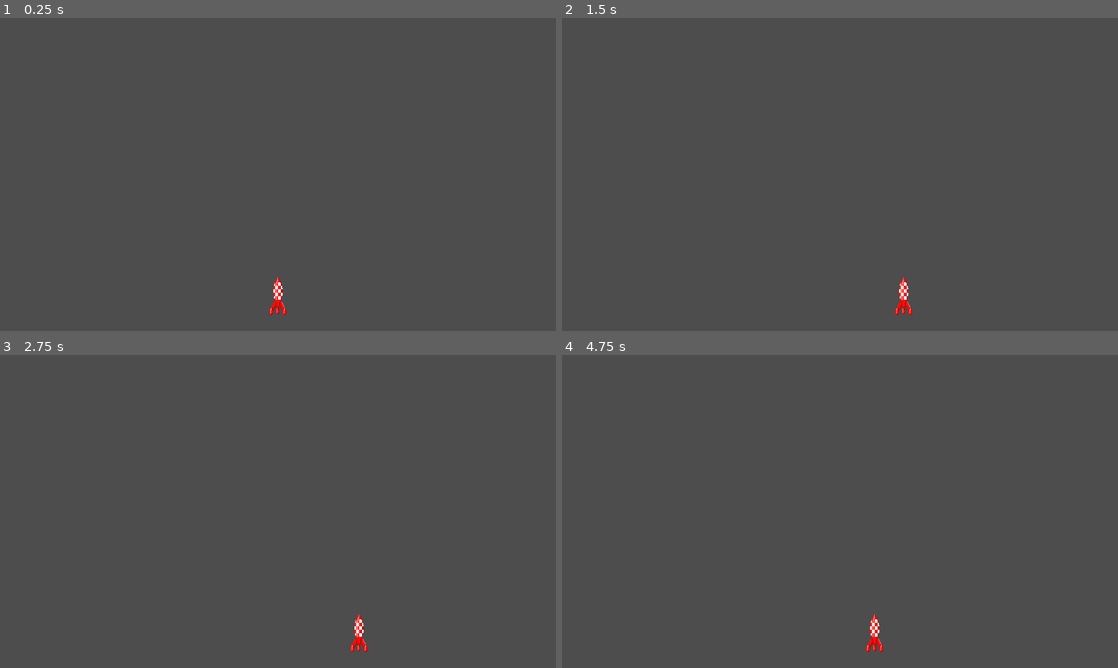
Above: before the commit, frames 1-4 (two rows, left to right).
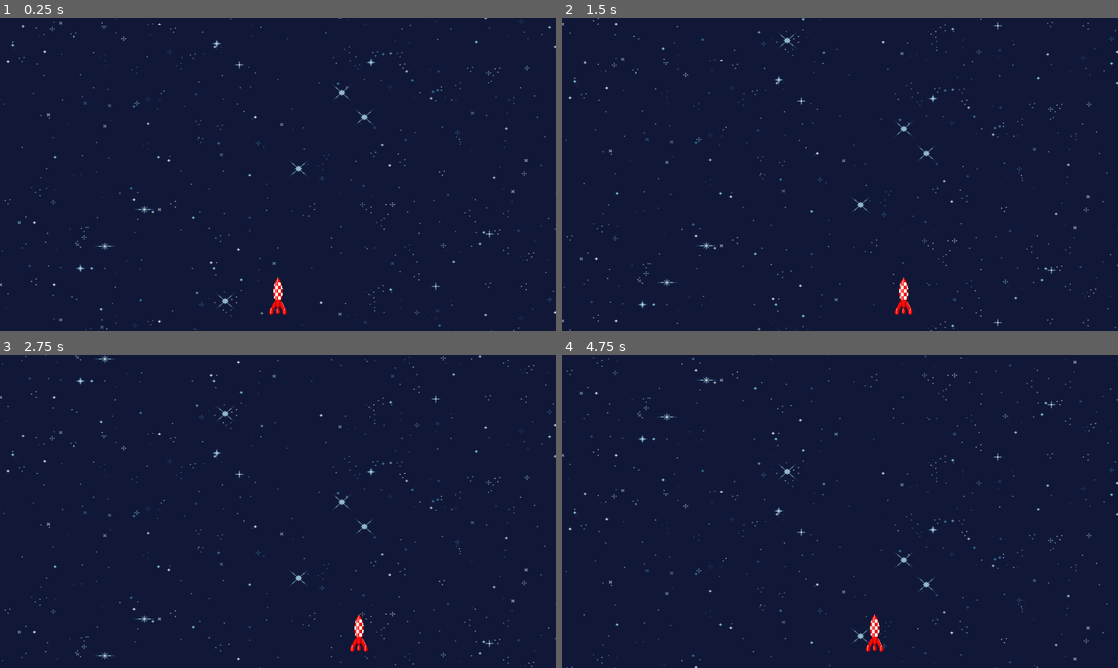
Above: after the commit, the same moments.

Repository: Zenika/tomato-rocket
Game: Godot game, scene res://race_screen.tscn
Two runs of this game, one before a commit and one after it. Both use one fixed random seed, a clock stepped at 60 frames per second and the inputs below.
Inputs:
- Up to frame 1 (0.25 s): no input
- Up to frame 2 (1.5 s): hold Right (move_right) 0.53-1.28 s; hold Left (move_left) from 1.28 s (still down)
- Up to frame 3 (2.75 s): release Left (move_left) at 2.03 s; hold Right (move_right) from 2.03 s (still down)
- Up to frame 4 (4.75 s): release Right (move_right) at 3.53 s; hold Left (move_left) from 3.53 s (still down)

The runs differ from the first frame. In frame 1, 100% of the frame differs, in the area x 0-100%, y 0-100%; in frame 2, 100%; in frame 3, 100%; in frame 4, 100%.

Commit message:
feat: ajout scroll infini

Diff:
--- /dev/null
+++ b/Area2D.gd
@@ -0,0 +1,11 @@
+extends Area2D
+
+
+# Called when the node enters the scene tree for the first time.
+func _ready():
+	pass # Replace with function body.
+
+
+# Called every frame. 'delta' is the elapsed time since the previous frame.
+func _process(delta):
+	pass
--- /dev/null
+++ b/ParallaxLayer.gd
@@ -0,0 +1,7 @@
+extends ParallaxLayer
+
+func _ready():
+	set_mirroring(motion_mirroring)
+
+func _process(delta):
+	motion_mirroring = Vector2(0,1920)
--- /dev/null
+++ b/background.gd
@@ -0,0 +1,7 @@
+extends ParallaxBackground
+
+@export var camera_velocity: Vector2 = Vector2(0, 100);
+
+func _process(delta: float) -> void:
+	var new_offset: Vector2 = get_scroll_offset() + camera_velocity * delta
+	set_scroll_offset( new_offset )
--- /dev/null
+++ b/background.tscn
@@ -0,0 +1,15 @@
+[gd_scene load_steps=3 format=3 uid="uid://b1sq3m0ltteyp"]
+
+[ext_resource type="Script" path="res://background.gd" id="1_xo8cy"]
+[ext_resource type="Texture2D" uid="uid://brvsilyrwab7" path="res://assets/background/Pixel Space Background.png" id="2_afux0"]
+
+[node name="Background" type="ParallaxBackground"]
+script = ExtResource("1_xo8cy")
+
+[node name="ParallaxLayer" type="ParallaxLayer" parent="."]
+motion_mirroring = Vector2(1, 1024)
+
+[node name="Sprite2D" type="Sprite2D" parent="ParallaxLayer"]
+position = Vector2(970, 564)
+scale = Vector2(3.24667, 2.82)
+texture = ExtResource("2_afux0")
--- a/race_screen.tscn
+++ b/race_screen.tscn
@@ -1,7 +1,8 @@
-[gd_scene load_steps=3 format=3 uid="uid://b7gtyflc5b2o5"]
+[gd_scene load_steps=4 format=3 uid="uid://b7gtyflc5b2o5"]
 
 [ext_resource type="Script" path="res://race_screen.gd" id="1_lc0uc"]
 [ext_resource type="PackedScene" uid="uid://djfsmn2nrjiuu" path="res://player.tscn" id="2_ig1mj"]
+[ext_resource type="PackedScene" uid="uid://b1sq3m0ltteyp" path="res://background.tscn" id="3_ounkw"]
 
 [node name="RaceScreen" type="Node2D"]
 script = ExtResource("1_lc0uc")
@@ -10,3 +11,5 @@
 position = Vector2(960, 960)
 
 [node name="Player" parent="." instance=ExtResource("2_ig1mj")]
+
+[node name="Background" parent="." instance=ExtResource("3_ounkw")]
